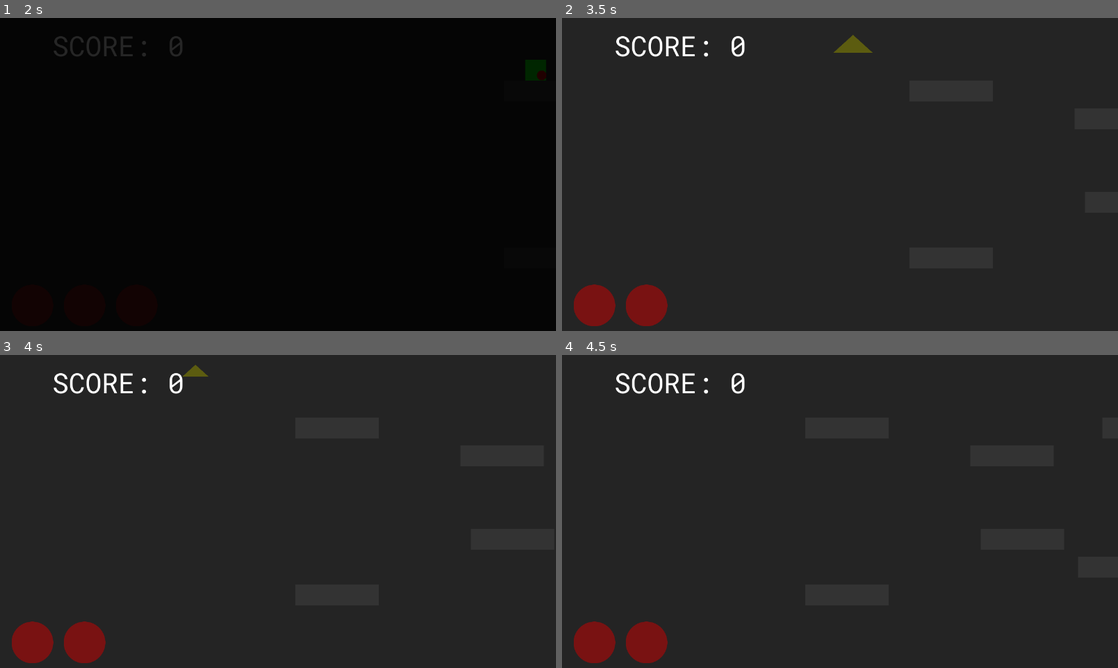
Above: before the commit, frames 1-4 (two rows, left to right).
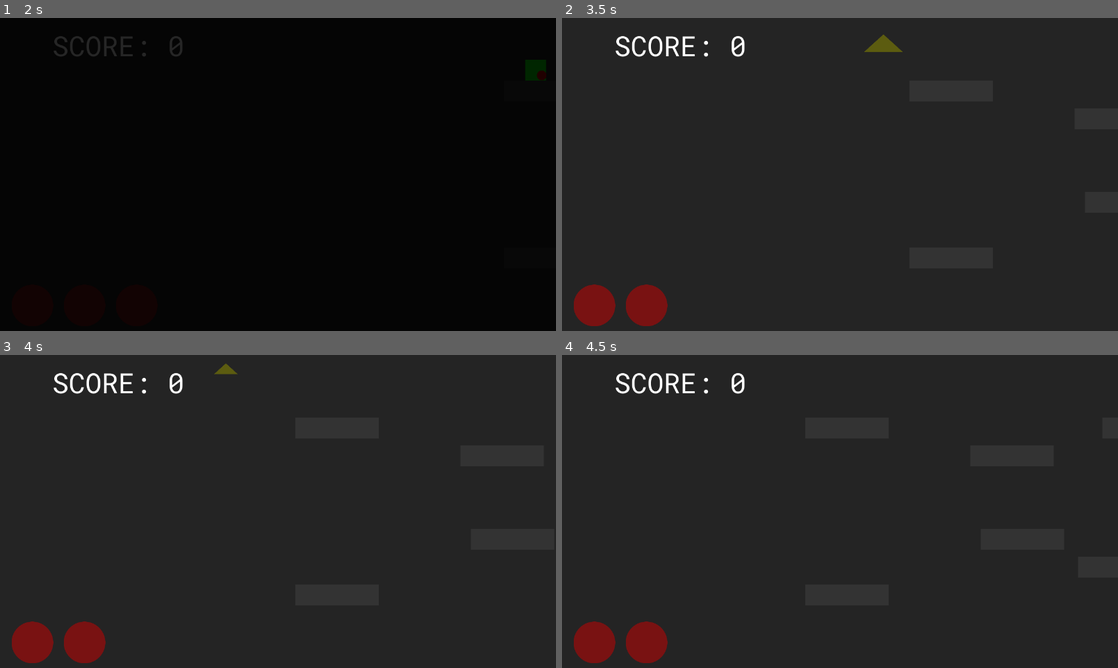
Above: after the commit, the same moments.

Repository: IonAir1/Genre-Mash-Jam
Game: Godot game, scene res://scenes/main menu.tscn
The game is run twice, just before and just after one commit, with the same random seed, the same clock (stepped at 60 frames per second) and the same inputs.
Inputs (mouse positions are in pixels of both pictures, inside the frame that each line leads up to):
- Up to frame 1 (2 s): click "PLAY" at 0.5 s; click "PLAY" at 1.25 s
- Up to frame 2 (3.5 s): move the mouse to (962, 158) at 2.02 s; hold W (jump) 2.03-2.78 s; hold D (right) from 2.03 s (still down); move the mouse to (728, 190) at 2.77 s; tap S (drop) at 2.85 s; tap W (jump) at 3.02, 3.05, 3.32 s
- Up to frame 3 (4 s): move the mouse to (333, 442) at 3.52 s; release D (right) at 3.53 s; hold A (left) from 3.53 s (still down); hold W (jump) from 3.53 s (still down); click (333, 442) at 3.6 s
- Up to frame 4 (4.5 s): move the mouse to (812, 574) at 4.27 s; release A (left) at 4.28 s; release W (jump) at 4.28 s; hold D (right) from 4.28 s (still down); tap W (jump) at 4.35 s

Frame 1 is identical in both runs. In frame 2, 0.4% of the frame differs, in the area x 48-62%, y 5-12%; in frame 3, 0.2%; in frame 4, nothing differs.

Commit message:
change jump height

Diff:
--- a/proj/scripts/Player.gd
+++ b/proj/scripts/Player.gd
@@ -3,7 +3,7 @@
 
 var speed = 600 #player speed
 var jump_speed_normal = -1000 #-1500 #player initial jump height
-var jump_speed_var = -60 #added jump for variable jump
+var jump_speed_var = -50 #added jump for variable jump
 var gravity = 4000 #gravity
 var paper = preload("res://scenes/paper.tscn") #ball scene,paper anf ball are same
 var dead = 0 #lost game
